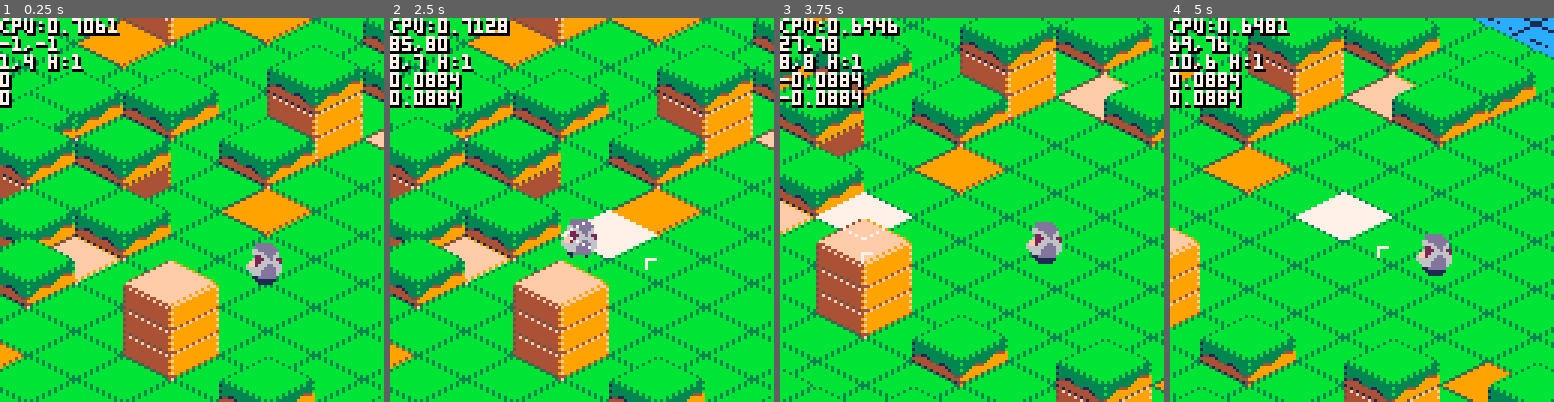
Above: before the commit, frames 1-4 (left to right).
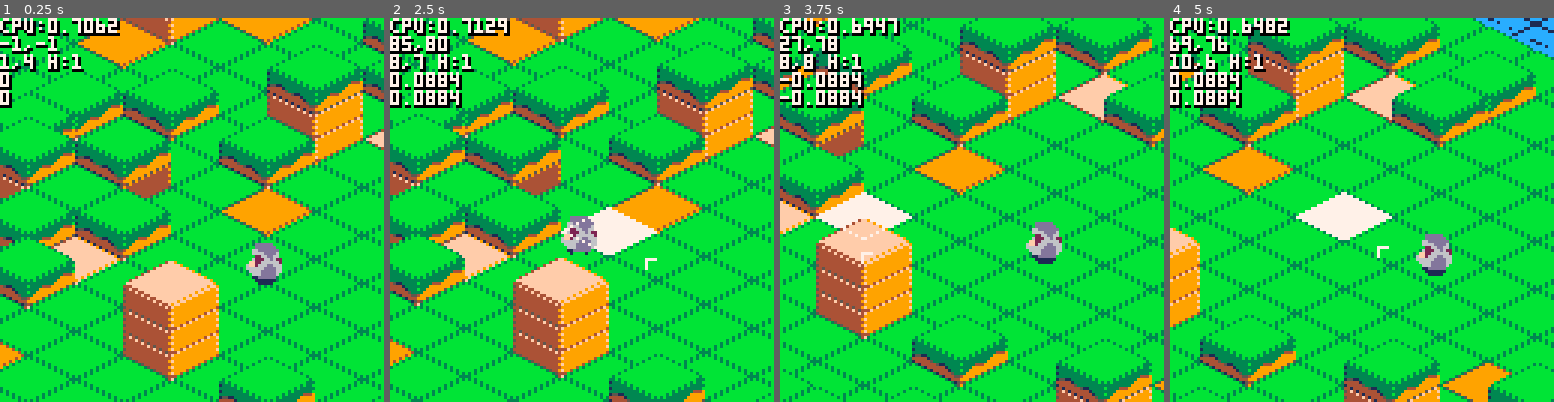
Above: after the commit, the same moments.

Repository: pvan/pico8
Game: PICO-8 cartridge island.p8
Same seed, same stepped clock (60 frames per second), same inputs: the game is played once before the commit and once after it.
Inputs (mouse positions are in pixels of both pictures, inside the frame that each line leads up to):
- Up to frame 1 (0.25 s): no input
- Up to frame 2 (2.5 s): tap O (Z key) at 0.33, 0.7, 1.43, 2.22 s; click (459, 121) at 0.67 s; tap X (X key) at 1.07, 2.07, 2.4 s; click (520, 267) at 1.22 s; click (585, 114) at 1.77 s; hold Left 1.97-2.37 s; click (647, 259) at 2.32 s; hold Down from 2.42 s (still down)
- Up to frame 3 (3.75 s): tap X (X key) every 0.33 s from 2.73 to 3.73 s; release Down at 2.82 s; click (1102, 106) at 2.87 s; hold Right 2.87-3.53 s; tap O (Z key) at 3.1 s; click (864, 256) at 3.42 s; hold Up from 3.58 s (still down)
- Up to frame 4 (5 s): click (1315, 102) at 3.97 s; tap O (Z key) at 3.98, 4.87 s; tap X (X key) at 4.07, 4.4, 4.73 s; release Up at 4.08 s; hold Right 4.13-4.53 s; click (1381, 248) at 4.52 s; hold Down from 4.58 s (still down)

The runs differ from the first frame. In frame 1, less than 0.1% of the frame differs, in the area x 28-32%, y 0-4%; in frame 2, 21%, in the area x 0-100%, y 0-100%; in frame 3, less than 0.1%; in frame 4, less than 0.1%.

Commit message:
island: camera follow shadow instead of body
added start of a sunnyville beat

Diff:
--- a/island.p8
+++ b/island.p8
@@ -30,7 +30,10 @@
  if (outline==nil) outline=false
  if (btnp(🅾️)) outline=not outline
 
- pwx,pwy=pbodyworldpos()
+
+ --camera follow
+-- pwx,pwy=pbodyworldpos()
+ pwx,pwy=shadow_pos()
  pwx-=64 pwy-=64 //to cam coords
  cgap=24
  if (pwx>cx+cgap) cx=pwx-cgap
@@ -771,6 +775,12 @@
  local pwx,pwy=isofloat2world(truepx,truepy)
  pwy-=jpos*hth
  return pwx,pwy
+end
+
+function shadow_pos()
+ local pwx,pwy=isofloat2world(truepx,truepy)
+ local ts=tget(flr(truepx),flr(truepy))
+ return pwx,pwy-#ts*hth
 end
 
 function draw_player(tx,ty)
Not shown, changed: the music (__music__) section of island.p8
Not shown, changed: the sound effects (__sfx__) section of island.p8
